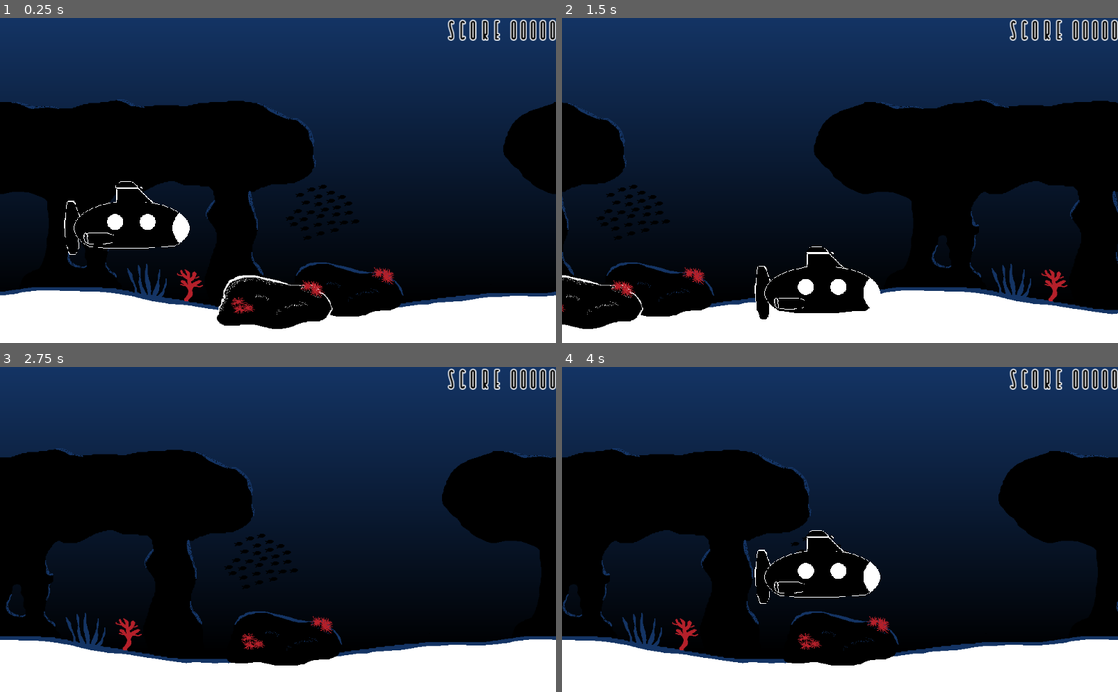
Above: before the commit, frames 1-4 (two rows, left to right).
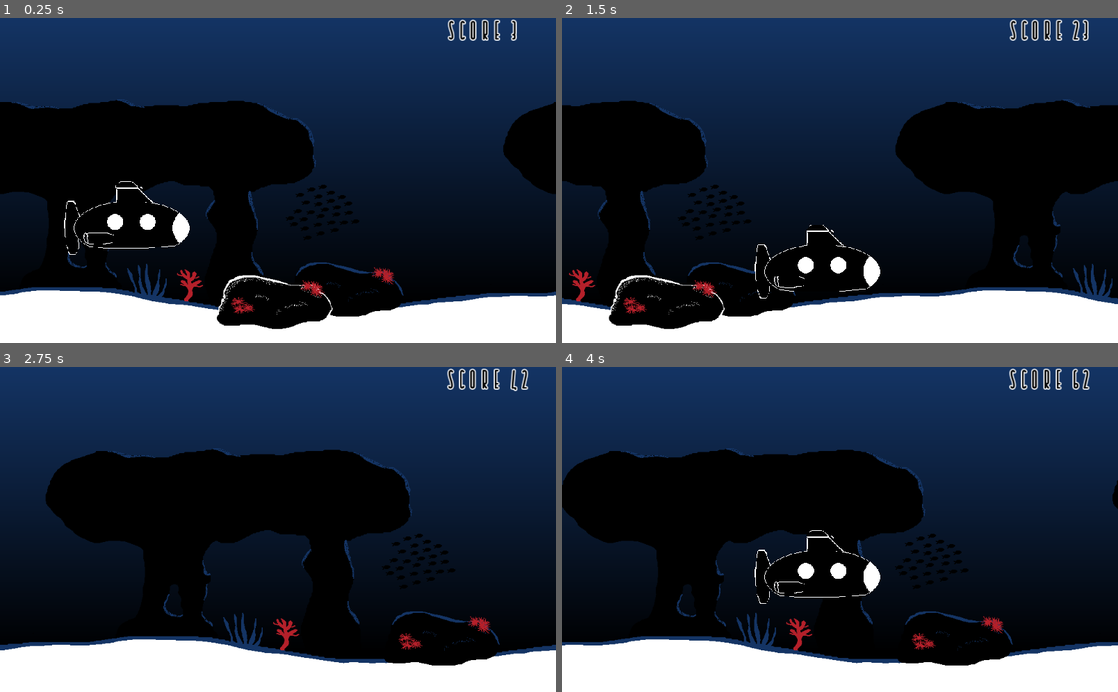
Above: after the commit, the same moments.

Repository: farmdogsdev/godot-jam
Game: Godot game, scene res://resources/TestScene.tscn
Same seed, same stepped clock (60 frames per second), same inputs: the game is played once before the commit and once after it.
Inputs:
- Up to frame 1 (0.25 s): no input
- Up to frame 2 (1.5 s): hold Right (ui_right) 0.53-1.28 s; hold Down (ui_down) from 1.28 s (still down)
- Up to frame 3 (2.75 s): release Down (ui_down) at 2.03 s; hold Right (ui_right) from 2.03 s (still down)
- Up to frame 4 (4 s): release Right (ui_right) at 2.78 s; hold Up (ui_up) 2.78-3.53 s; hold Left (ui_left) from 3.53 s (still down)

The runs differ from the first frame. In frame 1, 0.4% of the frame differs, in the area x 91-100%, y 0-8%; in frame 2, 21%; in frame 3, 27%, in the area x 0-100%, y 0-92%; in frame 4, 22%.

Commit message:
added sound files, basic score feature

Diff:
--- a/project.godot
+++ b/project.godot
@@ -23,6 +23,23 @@
 
 common/drop_mouse_on_gui_input_disabled=true
 
+[input]
+
+ui_up={
+"deadzone": 0.5,
+"events": [ Object(InputEventKey,"resource_local_to_scene":false,"resource_name":"","device":0,"alt":false,"shift":false,"control":false,"meta":false,"command":false,"pressed":false,"scancode":16777232,"physical_scancode":0,"unicode":0,"echo":false,"script":null)
+, Object(InputEventJoypadButton,"resource_local_to_scene":false,"resource_name":"","device":0,"button_index":12,"pressure":0.0,"pressed":false,"script":null)
+, Object(InputEventKey,"resource_local_to_scene":false,"resource_name":"","device":0,"alt":false,"shift":false,"control":false,"meta":false,"command":false,"pressed":false,"scancode":87,"physical_scancode":0,"unicode":0,"echo":false,"script":null)
+ ]
+}
+ui_down={
+"deadzone": 0.5,
+"events": [ Object(InputEventKey,"resource_local_to_scene":false,"resource_name":"","device":0,"alt":false,"shift":false,"control":false,"meta":false,"command":false,"pressed":false,"scancode":16777234,"physical_scancode":0,"unicode":0,"echo":false,"script":null)
+, Object(InputEventJoypadButton,"resource_local_to_scene":false,"resource_name":"","device":0,"button_index":13,"pressure":0.0,"pressed":false,"script":null)
+, Object(InputEventKey,"resource_local_to_scene":false,"resource_name":"","device":0,"alt":false,"shift":false,"control":false,"meta":false,"command":false,"pressed":false,"scancode":83,"physical_scancode":0,"unicode":0,"echo":false,"script":null)
+ ]
+}
+
 [physics]
 
 common/enable_pause_aware_picking=true
--- /dev/null
+++ b/resources/GameUI.gd
@@ -0,0 +1,14 @@
+extends Control
+
+
+onready var start_time = OS.get_ticks_msec()
+
+var score = 0
+
+func _ready():
+	pass
+
+func generate_score():
+	var curr_time = OS.get_ticks_msec() - start_time
+	score = curr_time / 64
+	$"VBoxContainer/Score".text = "Score: " + str(score)
--- a/resources/GameUI.tscn
+++ b/resources/GameUI.tscn
@@ -1,6 +1,7 @@
-[gd_scene load_steps=3 format=2]
+[gd_scene load_steps=4 format=2]
 
 [ext_resource path="res://assets/bodrum-font/Bodrum-JzRm.ttf" type="DynamicFontData" id=1]
+[ext_resource path="res://resources/GameUI.gd" type="Script" id=2]
 
 [sub_resource type="DynamicFont" id=1]
 size = 50
@@ -11,6 +12,7 @@
 [node name="GameUI" type="Control"]
 anchor_right = 1.0
 anchor_bottom = 1.0
+script = ExtResource( 2 )
 
 [node name="VBoxContainer" type="VBoxContainer" parent="."]
 anchor_right = 1.0
--- a/resources/scripts/Sub.gd
+++ b/resources/scripts/Sub.gd
@@ -7,7 +7,7 @@
 
 const UP_DIRECTION := Vector2.UP
 
-var speed := 600.0
+var speed := 400
 var _velocity := Vector2.ZERO
 
 # Called when the node enters the scene tree for the first time.
@@ -16,6 +16,7 @@
 
 
 func _physics_process(delta):
+	$"../CanvasLayer/GameUI".generate_score()
 	var _horizontal_direction = (
 		Input.get_action_strength("ui_right")
 		- Input.get_action_strength("ui_left")
Not shown, added: assets/sound/ClickClunk.wav.import
Not shown, added: assets/sound/SonarPing.wav.import
Not shown, added: assets/sound/Thud.wav.import
Not shown, added: assets/sound/lowgroan.wav.import
Not shown, added: assets/sound/lowgroan2.wav.import
Not shown, added: assets/sound/lowgroan3.wav.import
Not shown, added: assets/sound/ClickClunk.wav
Not shown, added: assets/sound/SonarPing.wav
Not shown, added: assets/sound/Thud.wav
Not shown, added: assets/sound/lowgroan.wav
Not shown, added: assets/sound/lowgroan2.wav
Not shown, added: assets/sound/lowgroan3.wav
